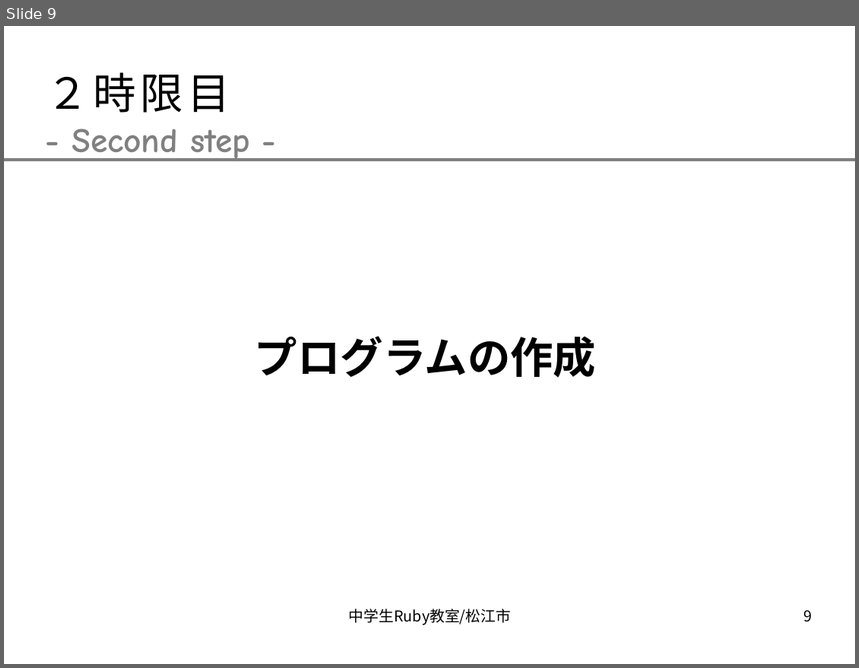
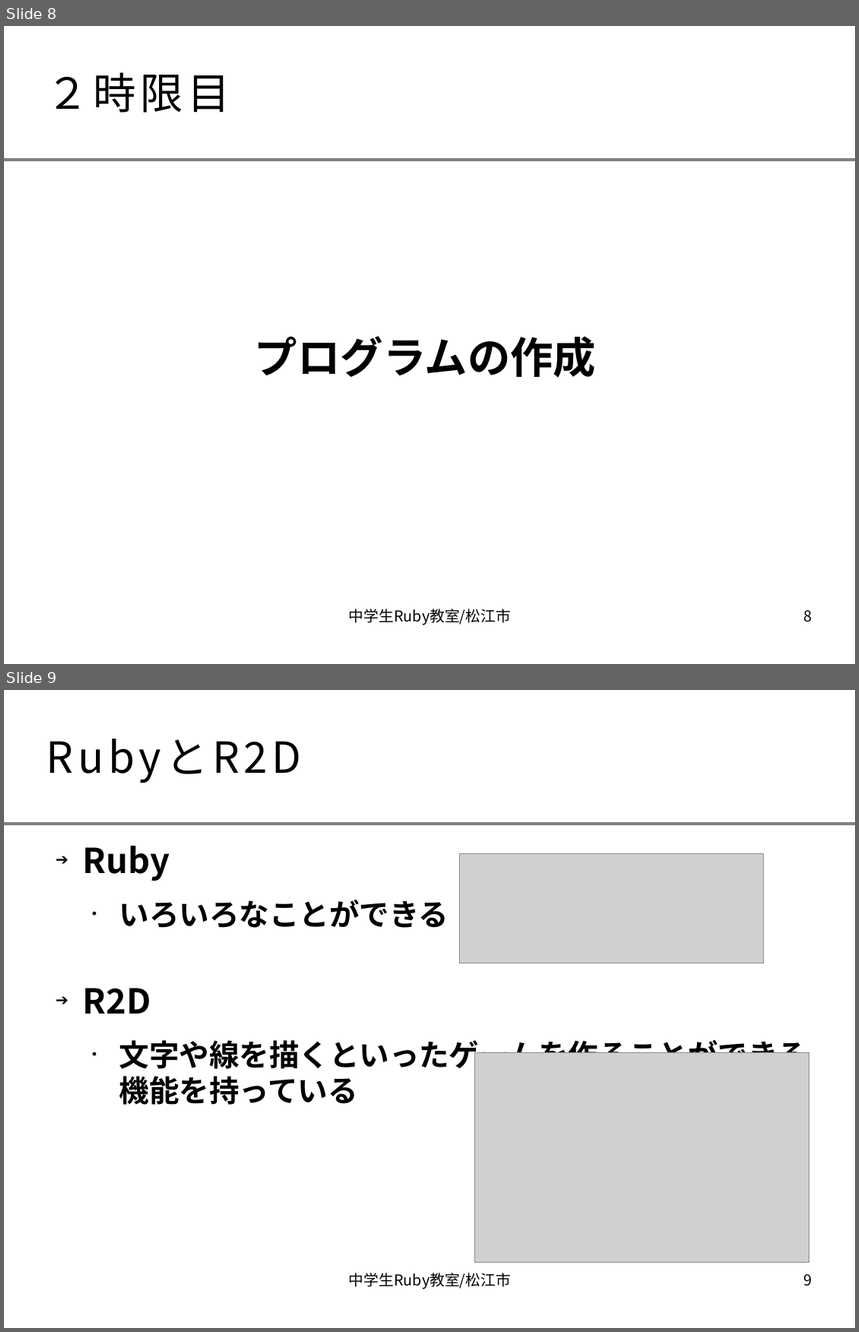
Before and after one commit to smalruby/ruby-school-mjh, a slide deck: mac/doc/text.odp. Shown one above the other, each under a label of ours: slide 9 before the commit, slides 8 and 9 after it. The pictures are 859x668 and 859x1332 pixels, drawn with LibreOffice and Linux fonts; fonts in the diff are those of the drawing; grey boxes stand for pictures; background and template pictures are left out. Boxes give left, top, right and bottom in pixels: in the first picture for what was removed or moved away, otherwise in the second. Text is boxed around its words. In the diff, an @@ line names an element or a change of style, - is before the commit and + after.

```diff
--- a/mac/doc/text.odp
+++ b/mac/doc/text.odp
@@ slide 9 added at bbox=[4, 690, 855, 1328], background #FFFFFF; not listed: 1 template element that a slide beside it also shows @@
@@ title added at bbox=[47, 716, 598, 796], 40 pt, text #000000 @@
+RubyとR2D
@@ text added at bbox=[83, 846, 807, 1105], 28 pt, text #000000, bold @@
+➔ Ruby
+  • いろいろなことができる
+➔ R2D
+  • 文字や線を描くといったゲームを作ることができる機能を持っている
@@ picture added at bbox=[460, 854, 764, 964] @@
@@ picture added at bbox=[475, 1053, 810, 1263] @@
@@ text added at bbox=[349, 1273, 511, 1290], 14 pt, text #000000 @@
+中学生Ruby教室/松江市
@@ page number added at bbox=[804, 1274, 813, 1287], 14 pt, text #000000 @@
+9
@@ what was slide 9 is now slide 8 @@
@@ slide 8 changed as well @@
@@ text removed at bbox=[72, 129, 250, 161] @@
-- Second step -
@@ page number at bbox=[804, 610, 813, 623]: text changed @@
-9
+8
```
Also in this commit, not shown: 9 other slides changed, 8 other slides added, 4 slides removed.
